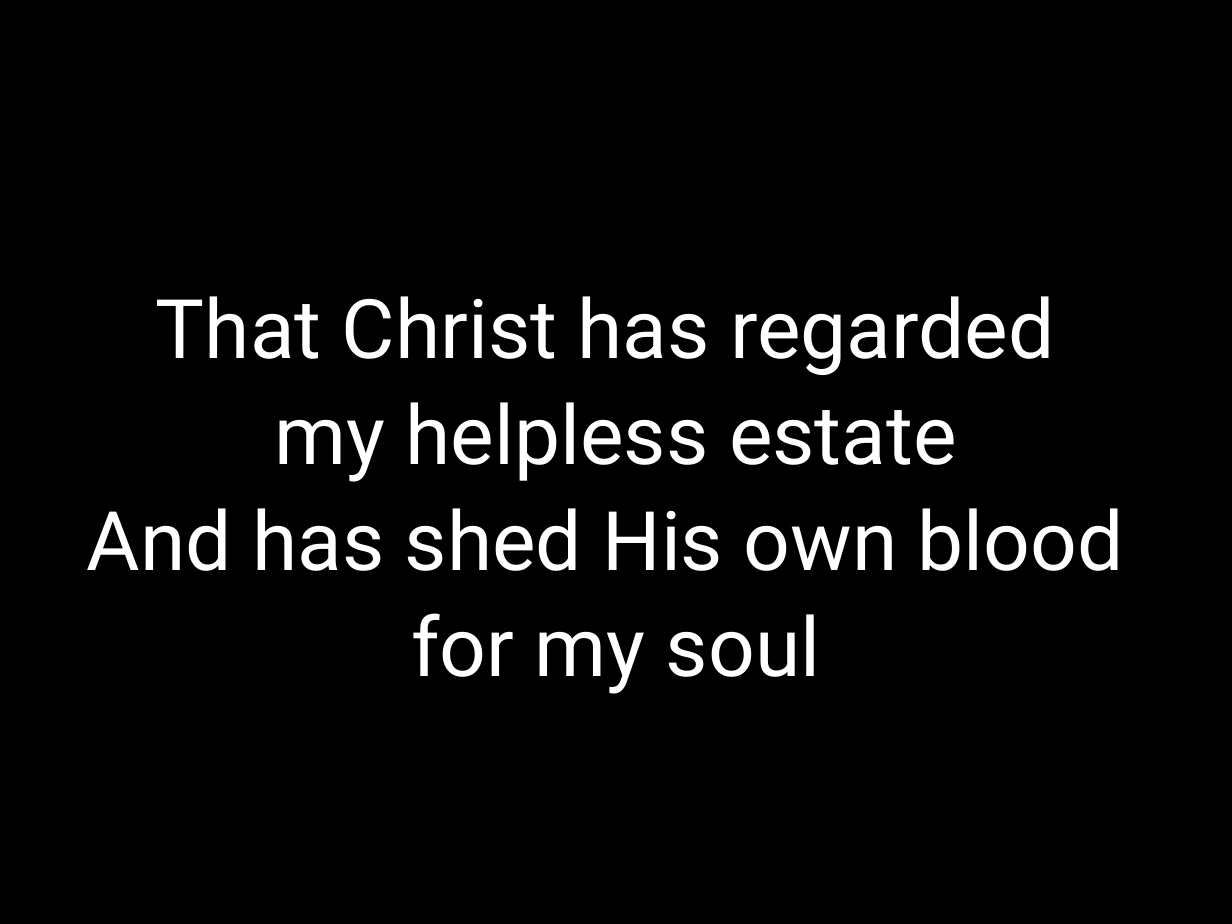
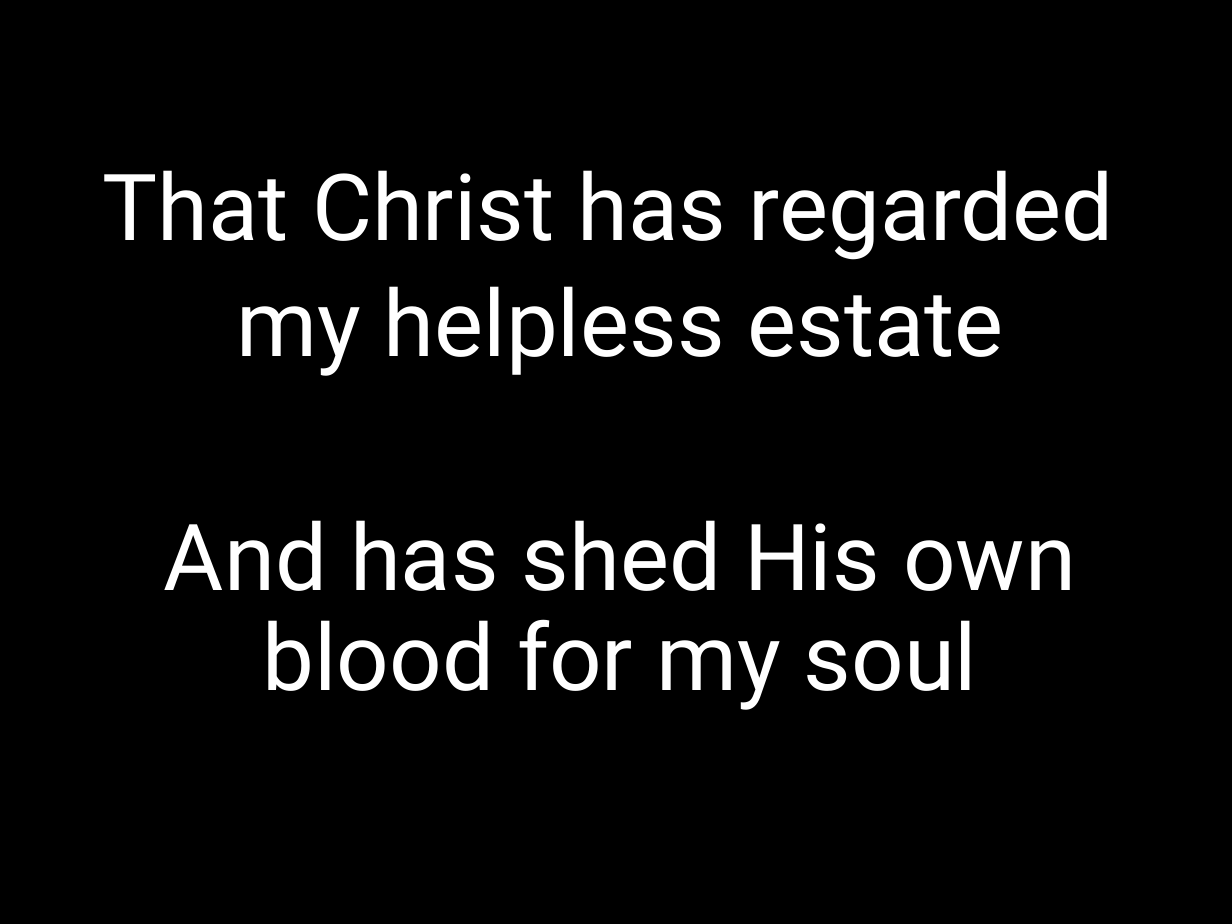
Before and after one commit to kendall412/worship, a slide deck: slide 6 of It Is Well.pptx. Drawn at 1232x924 pixels with LibreOffice and Linux fonts; fonts in the diff are those of the drawing. Boxes give left, top, right and bottom in pixels: in the first picture for what was removed or moved away, otherwise in the second. Text is boxed around its words. In the diff, an @@ line names an element or a change of style, - is before the commit and + after.

```diff
--- a/It Is Well.pptx
+++ b/It Is Well.pptx
@@ subtitle "That Christ has regarded": place and size @@
-subtitle "That Christ has regarded" at [87,296,1124,694]
+subtitle "That Christ has regarded" at [103,170,1114,710]
@@ subtitle at [103,170,1114,376]: size 48 to 54 pt in "That Christ has regarded", "my helpless estate" @@
@@ subtitle at [164,520,1076,710]: text changed; size 48 to 54 pt @@
-And has shed His own blood
-for my soul
+And has shed His own blood for my soul
```
Also in this commit, not shown: 11 other slides changed, 11 other files.
